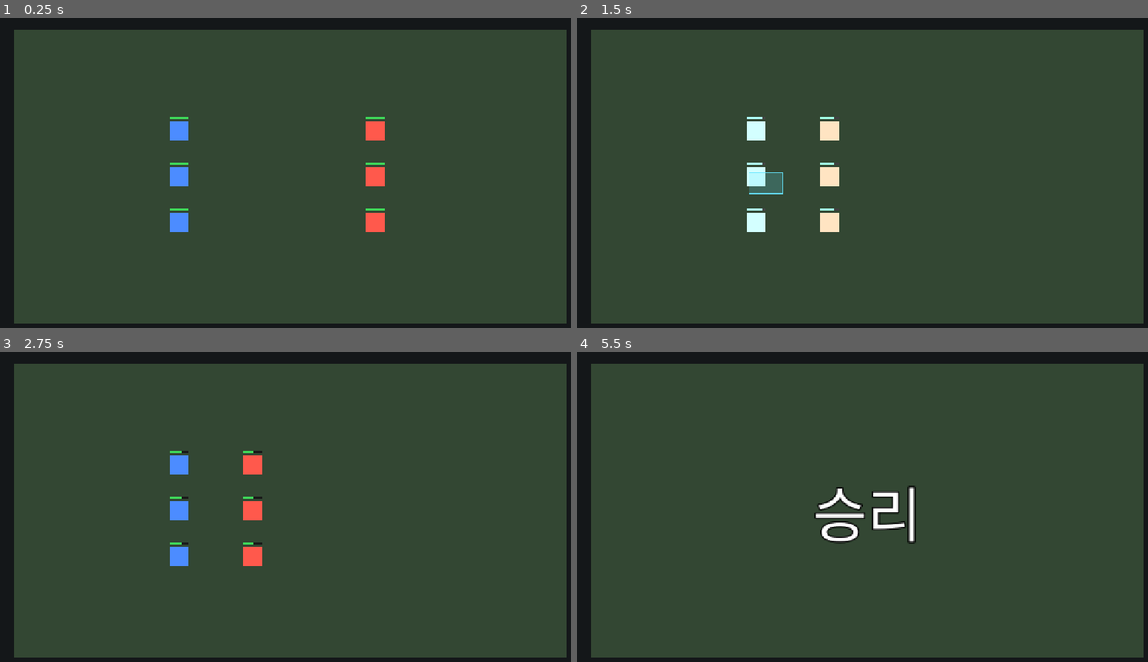
Above: before the commit, frames 1-4 (two rows, left to right).
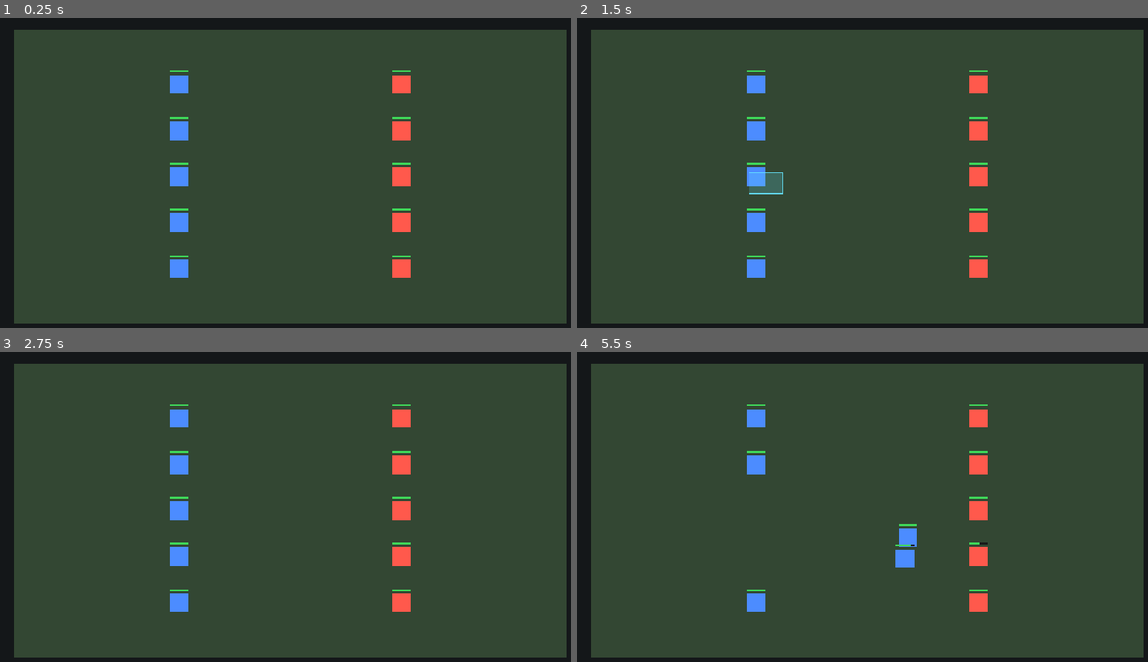
Above: after the commit, the same moments.

Repository: nugurejeil/projectSaint
Game: Godot game, scene res://scenes/Main.tscn
The game is run twice, just before and just after one commit, with the same random seed, the same clock (stepped at 60 frames per second) and the same inputs.
Inputs (mouse positions are in pixels of both pictures, inside the frame that each line leads up to):
- Up to frame 1 (0.25 s): no input
- Up to frame 2 (1.5 s): tap Enter at 0.5 s; move the mouse to (999, 160) at 0.52 s; tap 1 at 0.6 s; click (999, 160) at 0.67 s; tap 2 at 0.8 s; drag from (748, 194) to (851, 129) at 1.27 s
- Up to frame 3 (2.75 s): move the mouse to (348, 438) at 2.02 s; tap 3 at 2.1 s; click (348, 438) at 2.17 s; tap 1 at 2.3 s
- Up to frame 4 (5.5 s): drag from (839, 578) to (754, 510) at 2.77 s; move the mouse to (1045, 559) at 3.52 s; hold A 3.53-4.25 s; tap 2 at 3.6, 5.3 s; click (1045, 559) at 3.67 s; tap 3 at 3.8 s; tap Escape at 4.15 s; drag from (691, 460) to (828, 510) at 4.27 s; move the mouse to (896, 510) at 5.02 s; hold S from 5.03 s (still down); tap 1 at 5.1 s; click (896, 510) at 5.17 s

The runs differ from the first frame. In frame 1, 2.2% of the frame differs, in the area x 29-72%, y 16-84%; in frame 2, 2.8%; in frame 3, 2.2%; in frame 4, 3.4%.

Commit message:
P4-P5: Shift+select, 5v5, squads with hotkeys and attack-move
- Shift+click/drag adds or toggles selection instead of replacing
- Scale to 5v5 with soft separation to prevent stacking (pushable toggle per-unit)
- Selection count HUD in top-left
- Ctrl+1/2/3 assign squad, 1/2/3 select squad, squad number label under units
- S stops selected units, A+click issues attack-move (auto-engage on the way)
- Per-unit ai_enabled export (enemies temporarily disabled for squad testing)
- Fix aliasing between _squads[num] and _selected_units that emptied squads
  when the user misclicked to blank ground

Co-Authored-By: Claude Opus 4.7 (1M context) <noreply@anthropic.com>

Diff:
--- a/scenes/Main.tscn
+++ b/scenes/Main.tscn
@@ -20,31 +20,51 @@
 [node name="Units" type="Node2D" parent="."]
 
 [node name="PlayerUnit1" parent="Units" instance=ExtResource("2_unit")]
+position = Vector2(400, 160)
+
+[node name="PlayerUnit2" parent="Units" instance=ExtResource("2_unit")]
 position = Vector2(400, 260)
 
-[node name="PlayerUnit2" parent="Units" instance=ExtResource("2_unit")]
+[node name="PlayerUnit3" parent="Units" instance=ExtResource("2_unit")]
 position = Vector2(400, 360)
 
-[node name="PlayerUnit3" parent="Units" instance=ExtResource("2_unit")]
+[node name="PlayerUnit4" parent="Units" instance=ExtResource("2_unit")]
 position = Vector2(400, 460)
 
+[node name="PlayerUnit5" parent="Units" instance=ExtResource("2_unit")]
+position = Vector2(400, 560)
+
 [node name="EnemyUnit1" parent="Units" instance=ExtResource("2_unit")]
+position = Vector2(880, 160)
+team = 1
+ai_enabled = false
+
+[node name="EnemyUnit2" parent="Units" instance=ExtResource("2_unit")]
 position = Vector2(880, 260)
 team = 1
+ai_enabled = false
 
-[node name="EnemyUnit2" parent="Units" instance=ExtResource("2_unit")]
+[node name="EnemyUnit3" parent="Units" instance=ExtResource("2_unit")]
 position = Vector2(880, 360)
 team = 1
+ai_enabled = false
 
-[node name="EnemyUnit3" parent="Units" instance=ExtResource("2_unit")]
+[node name="EnemyUnit4" parent="Units" instance=ExtResource("2_unit")]
 position = Vector2(880, 460)
 team = 1
+ai_enabled = false
+
+[node name="EnemyUnit5" parent="Units" instance=ExtResource("2_unit")]
+position = Vector2(880, 560)
+team = 1
+ai_enabled = false
 
 [node name="UI" type="CanvasLayer" parent="."]
 
 [node name="ResultLabel" type="Label" parent="UI"]
 anchor_right = 1.0
 anchor_bottom = 1.0
+mouse_filter = 2
 theme_override_colors/font_color = Color(1, 1, 1, 1)
 theme_override_colors/font_outline_color = Color(0, 0, 0, 1)
 theme_override_constants/outline_size = 12
@@ -54,5 +74,19 @@
 vertical_alignment = 1
 visible = false
 
+[node name="SelectionCountLabel" type="Label" parent="UI"]
+offset_left = 20.0
+offset_top = 16.0
+offset_right = 300.0
+offset_bottom = 60.0
+mouse_filter = 2
+theme_override_colors/font_color = Color(1, 1, 1, 1)
+theme_override_colors/font_outline_color = Color(0, 0, 0, 1)
+theme_override_constants/outline_size = 4
+theme_override_font_sizes/font_size = 28
+theme_override_fonts/font = SubResource("SystemFont_result")
+text = "선택: 0"
+visible = false
+
 [node name="DragBox" type="Node2D" parent="."]
 script = ExtResource("3_dragbox")
--- a/scenes/Unit.tscn
+++ b/scenes/Unit.tscn
@@ -25,3 +25,17 @@
 position = Vector2(-20, -30)
 color = Color(0.25, 0.85, 0.35, 1)
 polygon = PackedVector2Array(0, 0, 40, 0, 40, 4, 0, 4)
+
+[node name="SquadLabel" type="Label" parent="."]
+offset_left = -16.0
+offset_top = 22.0
+offset_right = 16.0
+offset_bottom = 44.0
+mouse_filter = 2
+theme_override_colors/font_color = Color(1, 1, 1, 1)
+theme_override_colors/font_outline_color = Color(0, 0, 0, 1)
+theme_override_constants/outline_size = 4
+theme_override_font_sizes/font_size = 18
+horizontal_alignment = 1
+vertical_alignment = 1
+visible = false
--- a/scripts/Main.gd
+++ b/scripts/Main.gd
@@ -4,9 +4,14 @@
 var _game_over: bool = false
 var _dragging: bool = false
 var _drag_start: Vector2 = Vector2.ZERO
+var _squads: Dictionary = {}
+var _attack_move_armed: bool = false
+
+const SQUAD_KEYS := {KEY_1: 1, KEY_2: 2, KEY_3: 3}
 
 @onready var _units: Node2D = $Units
 @onready var _result_label: Label = $UI/ResultLabel
+@onready var _selection_label: Label = $UI/SelectionCountLabel
 @onready var _drag_box: Node2D = $DragBox
 
 const CLICK_DRAG_THRESHOLD: float = 5.0
@@ -23,16 +28,88 @@
 func _unhandled_input(event: InputEvent) -> void:
 	if _game_over:
 		return
+	if event is InputEventKey and event.pressed and not event.echo:
+		_handle_key(event)
+		return
 	if event is InputEventMouseButton:
 		if event.button_index == MOUSE_BUTTON_LEFT:
 			if event.pressed:
+				if _attack_move_armed:
+					_issue_movement(get_global_mouse_position(), true)
+					_attack_move_armed = false
+					return
 				_begin_drag(get_global_mouse_position())
 			else:
-				_end_drag(get_global_mouse_position())
+				_end_drag(get_global_mouse_position(), event.shift_pressed)
 		elif event.button_index == MOUSE_BUTTON_RIGHT and event.pressed:
-			_issue_move_command(get_global_mouse_position())
+			if _attack_move_armed:
+				_attack_move_armed = false
+				print("[Main] attack-move canceled")
+				return
+			_issue_movement(get_global_mouse_position(), false)
 	elif event is InputEventMouseMotion and _dragging:
 		_drag_box.show_rect(_make_rect(_drag_start, get_global_mouse_position()))
+
+
+func _handle_key(event: InputEventKey) -> void:
+	if SQUAD_KEYS.has(event.keycode):
+		var num: int = SQUAD_KEYS[event.keycode]
+		if event.ctrl_pressed or event.meta_pressed:
+			_assign_squad(num)
+		else:
+			_select_squad(num)
+	elif event.keycode == KEY_S:
+		_stop_selected()
+	elif event.keycode == KEY_A:
+		_arm_attack_move()
+	elif event.keycode == KEY_ESCAPE and _attack_move_armed:
+		_attack_move_armed = false
+		print("[Main] attack-move canceled")
+
+
+func _assign_squad(num: int) -> void:
+	var alive: Array[Unit] = []
+	for u in _selected_units:
+		if is_instance_valid(u):
+			alive.append(u)
+	for u in get_tree().get_nodes_in_group("units"):
+		var unit := u as Unit
+		if unit.squad_id == num and not alive.has(unit):
+			unit.set_squad(0)
+	for u in alive:
+		u.set_squad(num)
+	_squads[num] = alive
+	print("[Main] squad %d assigned: %d units" % [num, alive.size()])
+
+
+func _select_squad(num: int) -> void:
+	if not _squads.has(num):
+		return
+	var alive: Array[Unit] = []
+	for u in _squads[num]:
+		if is_instance_valid(u) and not (u as Node).is_queued_for_deletion():
+			alive.append(u)
+	_squads[num] = alive
+	print("[Main] select squad %d: %d units" % [num, alive.size()])
+	_set_selection(alive)
+
+
+func _stop_selected() -> void:
+	if _selected_units.is_empty():
+		return
+	var count := 0
+	for u in _selected_units:
+		if is_instance_valid(u):
+			u.stop_actions()
+			count += 1
+	print("[Main] stop %d units" % count)
+
+
+func _arm_attack_move() -> void:
+	if _selected_units.is_empty():
+		return
+	_attack_move_armed = true
+	print("[Main] attack-move armed (%d units)" % _selected_units.size())
 
 
 func _begin_drag(pos: Vector2) -> void:
@@ -41,15 +118,15 @@
 	_drag_box.show_rect(Rect2(pos, Vector2.ZERO))
 
 
-func _end_drag(pos: Vector2) -> void:
+func _end_drag(pos: Vector2, additive: bool) -> void:
 	if not _dragging:
 		return
 	_dragging = false
 	_drag_box.hide_rect()
 	if (pos - _drag_start).length() < CLICK_DRAG_THRESHOLD:
-		_handle_click(pos)
-	else:
-		_select_units_in_rect(_make_rect(_drag_start, pos))
+		_handle_click(pos, additive)
+	else:
+		_select_units_in_rect(_make_rect(_drag_start, pos), additive)
 
 
 func _make_rect(a: Vector2, b: Vector2) -> Rect2:
@@ -58,12 +135,15 @@
 	return Rect2(top_left, size)
 
 
-func _handle_click(pos: Vector2) -> void:
+func _handle_click(pos: Vector2, additive: bool) -> void:
 	var clicked_unit := _unit_at_position(pos)
 	if clicked_unit != null and clicked_unit.team == Unit.TEAM_PLAYER:
-		print("[Main] click selected %s" % clicked_unit.name)
-		_set_selection([clicked_unit])
-	else:
+		if additive:
+			_toggle_in_selection(clicked_unit)
+		else:
+			print("[Main] click selected %s" % clicked_unit.name)
+			_set_selection([clicked_unit])
+	elif not additive:
 		_clear_selection()
 
 
@@ -76,7 +156,7 @@
 	return null
 
 
-func _select_units_in_rect(rect: Rect2) -> void:
+func _select_units_in_rect(rect: Rect2, additive: bool) -> void:
 	var found: Array[Unit] = []
 	for u in get_tree().get_nodes_in_group("units"):
 		var unit := u as Unit
@@ -84,17 +164,43 @@
 			continue
 		if rect.has_point(unit.global_position):
 			found.append(unit)
-	print("[Main] box selected %d units in %s" % [found.size(), rect])
-	_set_selection(found)
+	if additive:
+		var merged: Array[Unit] = []
+		for u in _selected_units:
+			if is_instance_valid(u):
+				merged.append(u)
+		for u in found:
+			if not merged.has(u):
+				merged.append(u)
+		print("[Main] box added %d units (total %d) in %s" % [found.size(), merged.size(), rect])
+		_set_selection(merged)
+	else:
+		print("[Main] box selected %d units in %s" % [found.size(), rect])
+		_set_selection(found)
+
+
+func _toggle_in_selection(unit: Unit) -> void:
+	var current: Array[Unit] = []
+	for u in _selected_units:
+		if is_instance_valid(u):
+			current.append(u)
+	if current.has(unit):
+		current.erase(unit)
+		print("[Main] shift+click removed %s (now %d)" % [unit.name, current.size()])
+	else:
+		current.append(unit)
+		print("[Main] shift+click added %s (now %d)" % [unit.name, current.size()])
+	_set_selection(current)
 
 
 func _set_selection(units: Array[Unit]) -> void:
 	for u in _selected_units:
 		if is_instance_valid(u):
 			u.set_selected(false)
-	_selected_units = units
+	_selected_units = units.duplicate()
 	for u in _selected_units:
 		u.set_selected(true)
+	_refresh_selection_ui()
 
 
 func _clear_selection() -> void:
@@ -105,16 +211,24 @@
 		if is_instance_valid(u):
 			u.set_selected(false)
 	_selected_units.clear()
-
-
-func _issue_move_command(target: Vector2) -> void:
+	_refresh_selection_ui()
+
+
+func _refresh_selection_ui() -> void:
+	var count := _selected_units.size()
+	_selection_label.text = "선택: %d" % count
+	_selection_label.visible = count > 0
+
+
+func _issue_movement(target: Vector2, attack_move: bool) -> void:
 	if _selected_units.is_empty():
 		return
 	_spawn_move_marker(target)
+	var mode := "attack-move" if attack_move else "move"
 	var count := _selected_units.size()
 	if count == 1:
-		_selected_units[0].move_to(target)
-		print("[Main] move %s -> %s" % [_selected_units[0].name, target])
+		_apply_move(_selected_units[0], target, attack_move)
+		print("[Main] %s %s -> %s" % [mode, _selected_units[0].name, target])
 		return
 	var cols := ceili(sqrt(float(count)))
 	var rows := ceili(float(count) / float(cols))
@@ -123,8 +237,15 @@
 		var col := i % cols
 		var row := i / cols
 		var offset := (Vector2(float(col), float(row)) - center_offset) * MULTI_MOVE_SPACING
-		_selected_units[i].move_to(target + offset)
-	print("[Main] move %d units -> %s (grid %dx%d)" % [count, target, cols, rows])
+		_apply_move(_selected_units[i], target + offset, attack_move)
+	print("[Main] %s %d units -> %s (grid %dx%d)" % [mode, count, target, cols, rows])
+
+
+func _apply_move(unit: Unit, pos: Vector2, attack_move: bool) -> void:
+	if attack_move:
+		unit.attack_move_to(pos)
+	else:
+		unit.move_to(pos)
 
 
 func _spawn_move_marker(pos: Vector2) -> void:
@@ -135,7 +256,12 @@
 
 func _on_unit_died(unit: Unit) -> void:
 	print("[Main] on_unit_died: %s" % unit.name)
-	_selected_units.erase(unit)
+	if _selected_units.has(unit):
+		_selected_units.erase(unit)
+		_refresh_selection_ui()
+	for num in _squads.keys():
+		if _squads[num].has(unit):
+			_squads[num].erase(unit)
 	_check_end_state()
 
 
--- a/scripts/Unit.gd
+++ b/scripts/Unit.gd
@@ -9,19 +9,27 @@
 @export var attack_range: float = 160.0
 @export var attack_damage: float = 20.0
 @export var attack_cooldown: float = 1.0
+@export var pushable: bool = true
+@export var ai_enabled: bool = true
 
 var health: float
+var squad_id: int = 0
 var _target_pos: Vector2 = Vector2.ZERO
 var _has_target: bool = false
 var _selected: bool = false
 var _cooldown_left: float = 0.0
 var _flash_time_left: float = 0.0
+var _attack_moving: bool = false
+var _attack_move_target: Vector2 = Vector2.ZERO
 
 const FLASH_DURATION: float = 0.15
 const FLASH_COLOR := Color(3.0, 3.0, 3.0, 1.0)
+const SEPARATION_RADIUS: float = 42.0
+const SEPARATION_SPEED: float = 80.0
 
 @onready var _body: Polygon2D = $Body
 @onready var _hp_fill: Polygon2D = $HPBarFill
+@onready var _squad_label: Label = $SquadLabel
 
 const TEAM_PLAYER := 0
 const TEAM_ENEMY := 1
@@ -35,13 +43,38 @@
 	health = max_health
 	add_to_group("units")
 	_refresh_color()
+	_refresh_squad_label()
 
 
 func _physics_process(delta: float) -> void:
 	_update_ai()
 	_update_combat(delta)
 	_update_movement(delta)
+	_apply_separation(delta)
 	_update_flash(delta)
+
+
+func _apply_separation(delta: float) -> void:
+	if not pushable:
+		return
+	var push := Vector2.ZERO
+	for u in get_tree().get_nodes_in_group("units"):
+		if u == self:
+			continue
+		var other := u as Unit
+		if other.is_queued_for_deletion():
+			continue
+		var diff := global_position - other.global_position
+		var dist := diff.length()
+		if dist == 0.0:
+			push += Vector2(randf() - 0.5, randf() - 0.5)
+			continue
+		if dist < SEPARATION_RADIUS:
+			var overlap := SEPARATION_RADIUS - dist
+			push += diff / dist * overlap
+	if push == Vector2.ZERO:
+		return
+	global_position += push.limit_length(SEPARATION_SPEED * delta)
 
 
 func _update_flash(delta: float) -> void:
@@ -56,15 +89,24 @@
 
 
 func _update_ai() -> void:
-	if team != TEAM_ENEMY:
-		return
-	var target := _find_nearest_enemy()
-	if target == null:
-		return
-	if global_position.distance_to(target.global_position) > attack_range:
-		move_to(target.global_position)
-	else:
-		_has_target = false
+	if team == TEAM_ENEMY:
+		if not ai_enabled:
+			return
+		var target := _find_nearest_enemy()
+		if target == null:
+			return
+		if global_position.distance_to(target.global_position) > attack_range:
+			move_to(target.global_position)
+		else:
+			_has_target = false
+	elif _attack_moving:
+		var enemy := _find_nearest_enemy(attack_range)
+		if enemy != null:
+			_has_target = false
+		elif global_position.distance_to(_attack_move_target) > 4.0:
+			move_to(_attack_move_target)
+		else:
+			_attack_moving = false
 
 
 func _update_combat(delta: float) -> void:
@@ -122,6 +164,31 @@
 	_has_target = true
 
 
+func attack_move_to(pos: Vector2) -> void:
+	_attack_moving = true
+	_attack_move_target = pos
+	move_to(pos)
+
+
+func stop_actions() -> void:
+	_has_target = false
+	_attack_moving = false
+
+
+func set_squad(id: int) -> void:
+	squad_id = id
+	if is_node_ready():
+		_refresh_squad_label()
+
+
+func _refresh_squad_label() -> void:
+	if squad_id > 0:
+		_squad_label.text = str(squad_id)
+		_squad_label.visible = true
+	else:
+		_squad_label.visible = false
+
+
 func set_selected(v: bool) -> void:
 	if _selected == v:
 		return
Not shown, changed: todo.md
